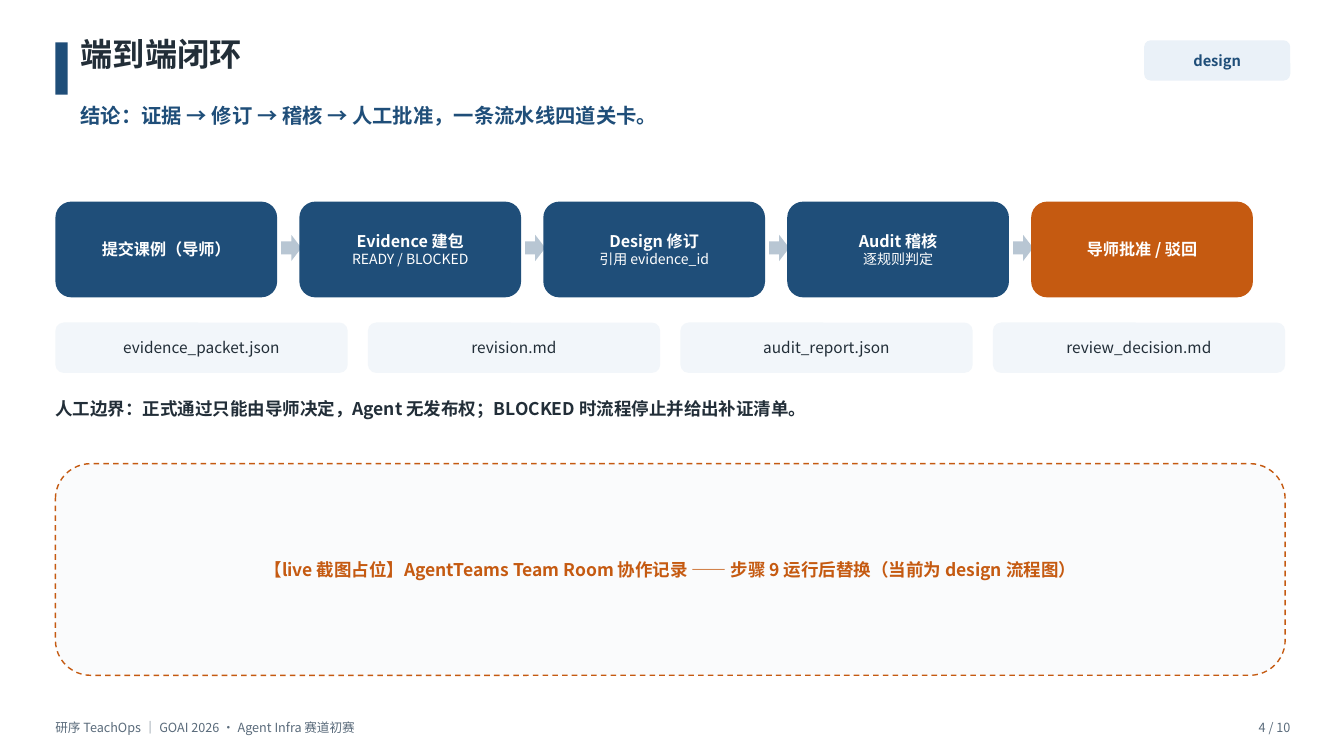
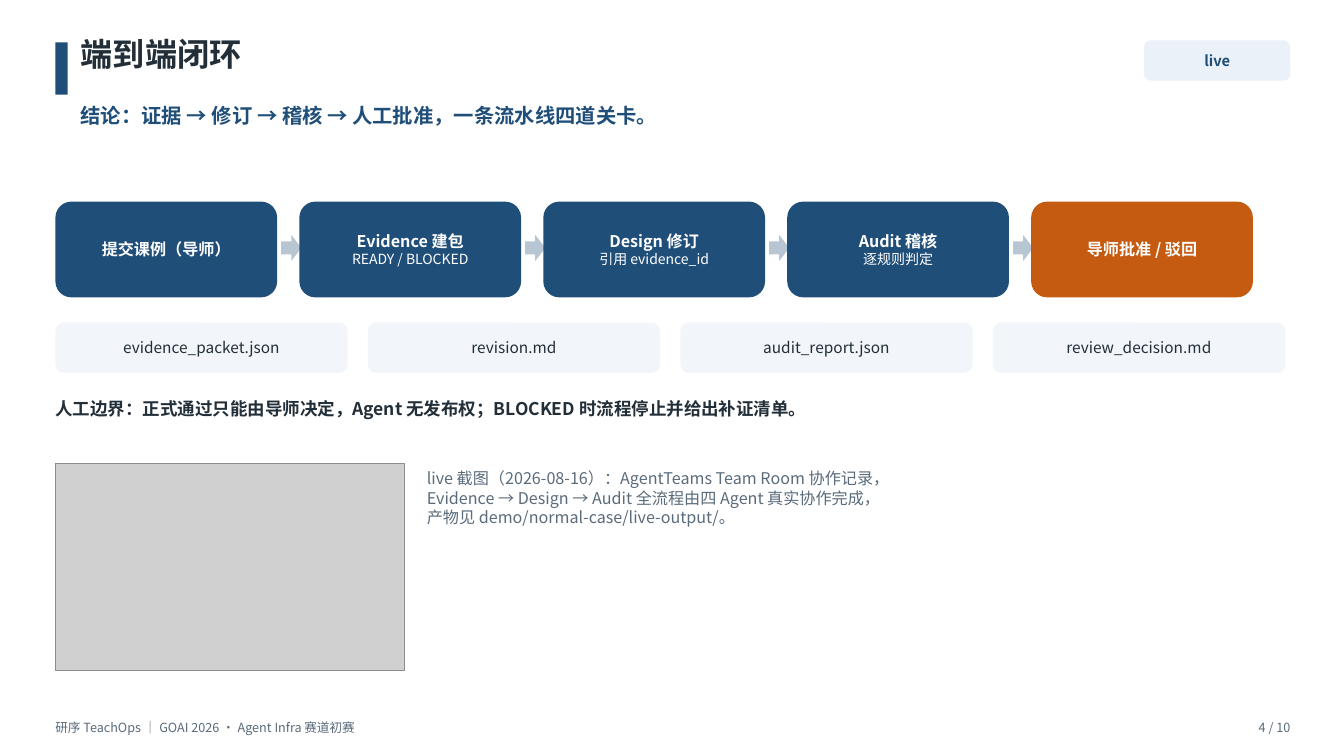
Before and after one commit to qrx-joe/TeachOps, a slide deck: slide 4 of submission/TeachOps_GOAI_初赛方案.pptx. Drawn at 1344x756 pixels with LibreOffice and Linux fonts; fonts in the diff are those of the drawing; grey boxes stand for pictures. Boxes give left, top, right and bottom in pixels: in the first picture for what was removed or moved away, otherwise in the second. Text is boxed around its words. In the diff, an @@ line names an element or a change of style, - is before the commit and + after.

Commit message:
feat: SUB-001 提交材料收口——PPT嵌入live截图并加python-pptx构建依赖
- make_ppt.py: P4/P7/P8 三处 live 截图占位替换为真实脱敏截图(live-05/04/09),页签改 live,P10 状态行同步
- 重新生成 PPTX(10页,含3张截图,约1.7MB)与 PDF(10页,384KB)
- 提交前检查清单同步:§1 实际数字、§2 占位已替换、§3 新增逐页目检待办
- pyproject.toml 新增 dev 依赖 python-pptx(uv run 可复现生成 PPT),技术基线注明构建依赖
- 验证:预检通过、18 测试通过、PPTX 文本敏感扫描 0 命中、截图字节级一致

```diff
--- a/submission/TeachOps_GOAI_初赛方案.pptx
+++ b/submission/TeachOps_GOAI_初赛方案.pptx
@@ text in rounded rectangle at [1204, 54, 1230, 66]: text changed @@
-design
+live
@@ rounded rectangle removed at [55, 464, 1286, 676] @@
-【live 截图占位】AgentTeams Team Room 协作记录 —— 步骤 9 运行后替换（当前为 design 流程图）
@@ picture added at [55, 464, 404, 670] @@
@@ text added at [427, 470, 890, 527], 11.5 pt, text #5A6B7B @@
+live 截图（2026-08-16）：AgentTeams Team Room 协作记录，
+Evidence → Design → Audit 全流程由四 Agent 真实协作完成，
+产物见 demo/normal-case/live-output/。
```
Also in this commit, not shown: 3 other slides changed, 7 other files.
